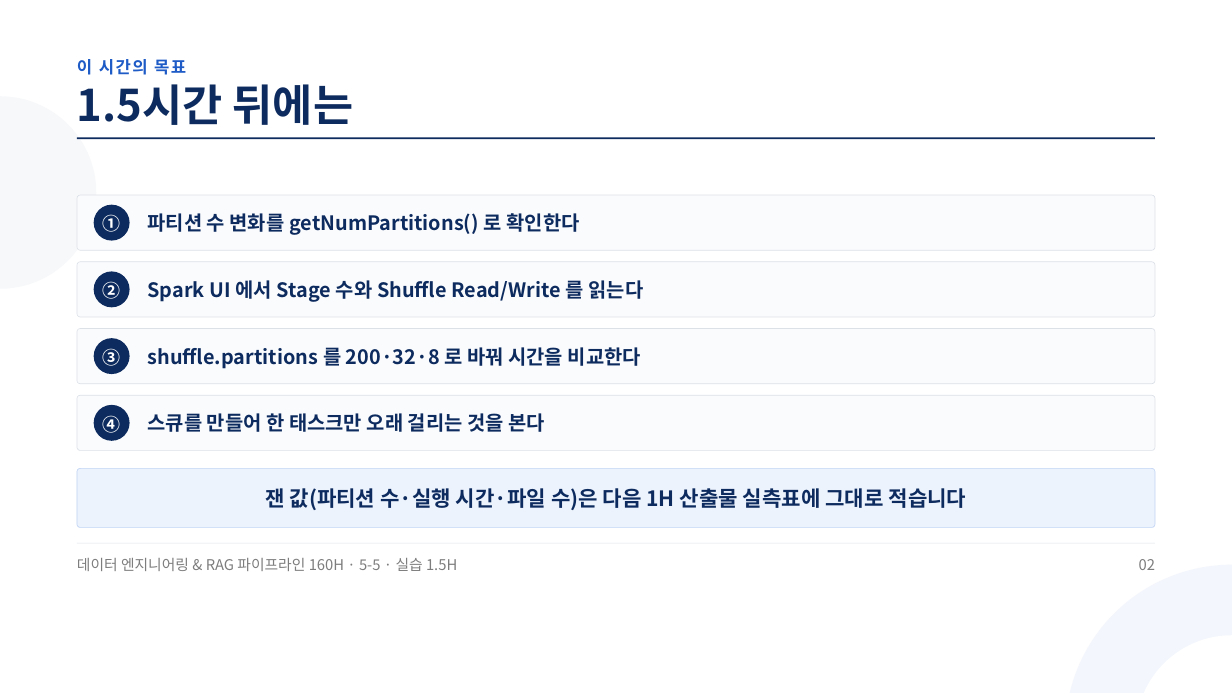
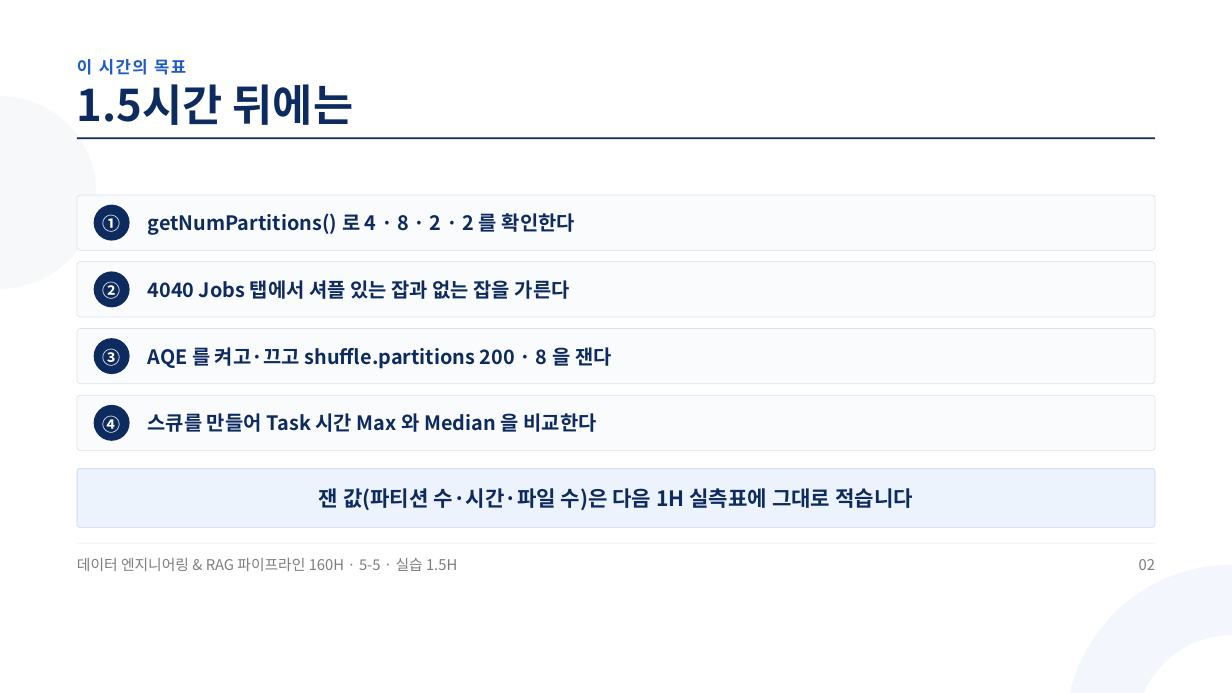
Before and after one commit to aebonlee/materials, a slide deck: slide 2 of data-eng/decks/w5d5s2.pptx. Drawn at 1232x693 pixels with LibreOffice and Linux fonts; fonts in the diff are those of the drawing. Boxes give left, top, right and bottom in pixels: in the first picture for what was removed or moved away, otherwise in the second. Text is boxed around its words. In the diff, an @@ line names an element or a change of style, - is before the commit and + after.

```diff
--- a/data-eng/decks/w5d5s2.pptx
+++ b/data-eng/decks/w5d5s2.pptx
@@ text at [148, 210, 575, 237]: text changed @@
-파티션 수 변화를 getNumPartitions() 로 확인한다
+getNumPartitions() 로 4 · 8 · 2 · 2 를 확인한다
@@ text at [148, 280, 570, 299]: text changed @@
-Spark UI 에서 Stage 수와 Shuffle Read/Write 를 읽는다
+4040 Jobs 탭에서 셔플 있는 잡과 없는 잡을 가른다
@@ text at [148, 343, 612, 370]: text changed @@
-shuffle.partitions 를 200·32·8 로 바꿔 시간을 비교한다
+AQE 를 켜고·끄고 shuffle.partitions 200 · 8 을 잰다
@@ text at [148, 413, 596, 432]: text changed @@
-스큐를 만들어 한 태스크만 오래 걸리는 것을 본다
+스큐를 만들어 Task 시간 Max 와 Median 을 비교한다
@@ text at [319, 488, 913, 510]: text changed @@
-잰 값(파티션 수·실행 시간·파일 수)은 다음 1H 산출물 실측표에 그대로 적습니다
+잰 값(파티션 수·시간·파일 수)은 다음 1H 실측표에 그대로 적습니다
```
Also in this commit, not shown: 7 other slides changed, 3 slides added, 2 slides removed, 11 other files.
